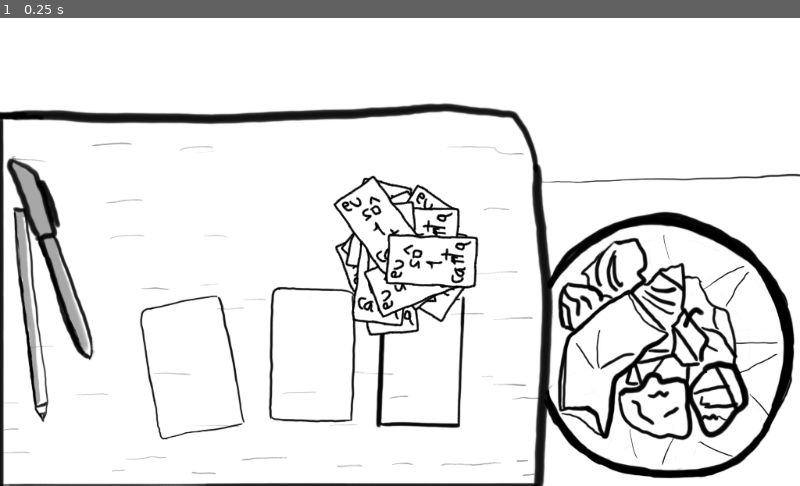
Above: before the commit, frame 1.
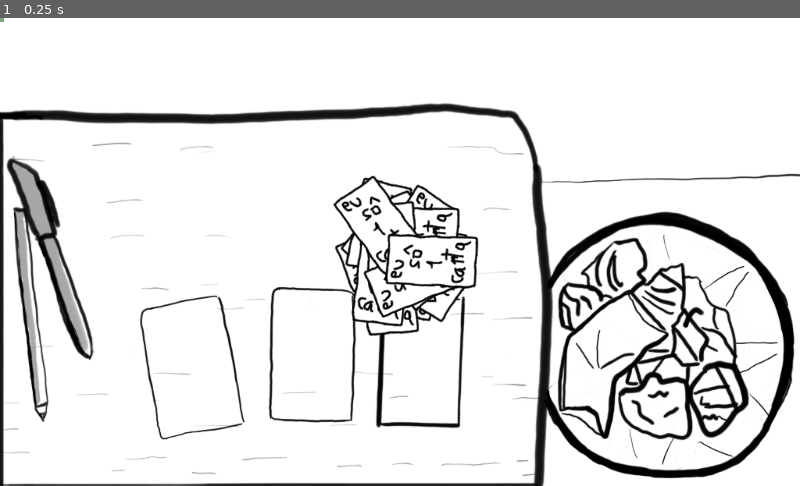
Above: after the commit, the same moment.

Repository: brocoli/ld43
Game: Godot game, scene res://scene/Main.tscn
Two runs of this game, one before a commit and one after it. Both use one fixed random seed, a clock stepped at 60 frames per second and the inputs below.
Inputs:
- Up to frame 1 (0.25 s): no input

The runs differ from the first frame. In frame 1, less than 0.1% of the frame differs, in the area x 0-54%, y 0-65%.

Commit message:
Oops (fix the colorrects for good now)

Diff:
--- a/scene/CardHandler.tscn
+++ b/scene/CardHandler.tscn
@@ -1,8 +1,9 @@
-[gd_scene load_steps=4 format=2]
+[gd_scene load_steps=5 format=2]
 
 [ext_resource path="res://scene/CardHandler.gd" type="Script" id=1]
 [ext_resource path="res://scene/Card.tscn" type="PackedScene" id=2]
 [ext_resource path="res://scene/TouchDragPhysics.tscn" type="PackedScene" id=3]
+[ext_resource path="res://art/dummy.png" type="Texture" id=4]
 
 [node name="CardHandler" type="Node2D"]
 
@@ -13,22 +14,8 @@
 amount = 20
 radius = 50.0
 
-[node name="ColorRect" type="ColorRect" parent="." index="0"]
+[node name="Debug" type="Sprite" parent="." index="0"]
 
-visible = false
-anchor_left = 0.0
-anchor_top = 0.0
-anchor_right = 0.0
-anchor_bottom = 0.0
-margin_left = -5.0
-margin_top = -5.0
-margin_right = 5.0
-margin_bottom = 5.0
-rect_pivot_offset = Vector2( 0, 0 )
-rect_clip_content = false
-mouse_filter = 0
-mouse_default_cursor_shape = 0
-size_flags_horizontal = 1
-size_flags_vertical = 1
-color = Color( 0.358626, 0.0561981, 0.496094, 0.501961 )
-_sections_unfolded = [ "Margin" ]
+modulate = Color( 0.490902, 0.109726, 0.597656, 0.501961 )
+texture = ExtResource( 4 )
+_sections_unfolded = [ "Material", "Visibility" ]
--- a/scene/CardPicker.tscn
+++ b/scene/CardPicker.tscn
@@ -1,6 +1,7 @@
-[gd_scene load_steps=3 format=2]
+[gd_scene load_steps=4 format=2]
 
 [ext_resource path="res://scene/CardPicker.gd" type="Script" id=1]
+[ext_resource path="res://art/dummy.png" type="Texture" id=2]
 
 [sub_resource type="CircleShape2D" id=1]
 
@@ -24,22 +25,8 @@
 shape = SubResource( 1 )
 _sections_unfolded = [ "Transform", "Z Index" ]
 
-[node name="ColorRect" type="ColorRect" parent="." index="1"]
+[node name="Debug" type="Sprite" parent="." index="1"]
 
-visible = false
-anchor_left = 0.0
-anchor_top = 0.0
-anchor_right = 0.0
-anchor_bottom = 0.0
-margin_left = -5.0
-margin_top = -5.0
-margin_right = 5.0
-margin_bottom = 5.0
-rect_pivot_offset = Vector2( 0, 0 )
-rect_clip_content = false
-mouse_filter = 0
-mouse_default_cursor_shape = 0
-size_flags_horizontal = 1
-size_flags_vertical = 1
-color = Color( 0.0285645, 0.28125, 0.0561961, 0.501961 )
-_sections_unfolded = [ "Anchor", "Focus", "Grow Direction", "Hint", "Margin", "Material", "Mouse", "Rect", "Size Flags", "Theme", "Visibility" ]
+modulate = Color( 0.0200195, 0.320313, 0.0739784, 0.501961 )
+texture = ExtResource( 2 )
+_sections_unfolded = [ "Visibility" ]
--- a/scene/Main.tscn
+++ b/scene/Main.tscn
@@ -1,23 +1,23 @@
 [gd_scene load_steps=4 format=2]
 
-[ext_resource path="res://scene/CardHandler.tscn" type="PackedScene" id=1]
-[ext_resource path="res://scene/CardPicker.tscn" type="PackedScene" id=2]
-[ext_resource path="res://scene/asset_bg.png" type="Texture" id=3]
+[ext_resource path="res://art/asset_bg.png" type="Texture" id=1]
+[ext_resource path="res://scene/CardHandler.tscn" type="PackedScene" id=2]
+[ext_resource path="res://scene/CardPicker.tscn" type="PackedScene" id=3]
 
-[node name="Main" type="Node2D" index="0"]
+[node name="Main" type="Node2D"]
 
 z_index = 2
 _sections_unfolded = [ "Pause", "Z Index" ]
 
-[node name="CardHandler" parent="." index="0" instance=ExtResource( 1 )]
+[node name="Background" type="Sprite" parent="." index="0"]
+
+texture = ExtResource( 1 )
+offset = Vector2( 512, 300 )
+_sections_unfolded = [ "Offset" ]
+
+[node name="CardHandler" parent="." index="1" instance=ExtResource( 2 )]
 
 position = Vector2( 510, 300 )
 _sections_unfolded = [ "Material", "Pause", "Transform", "Visibility", "Z Index" ]
 
-[node name="CardPicker" parent="." index="1" instance=ExtResource( 2 )]
-
-[node name="Sprite" type="Sprite" parent="." index="2"]
-
-texture = ExtResource( 3 )
-offset = Vector2( 512, 300 )
-_sections_unfolded = [ "Offset" ]
+[node name="CardPicker" parent="." index="2" instance=ExtResource( 3 )]
--- a/scene/TouchDragPhysics.tscn
+++ b/scene/TouchDragPhysics.tscn
@@ -1,11 +1,13 @@
-[gd_scene load_steps=2 format=2]
+[gd_scene load_steps=3 format=2]
+
+[ext_resource path="res://art/dummy.png" type="Texture" id=1]
 
 [sub_resource type="CircleShape2D" id=1]
 
 custom_solver_bias = 0.0
 radius = 10.0
 
-[node name="TouchDragPhysics" type="KinematicBody2D"]
+[node name="TouchDragPhysics" type="KinematicBody2D" index="0"]
 
 input_pickable = false
 collision_layer = 1
@@ -25,21 +27,8 @@
 disable_collision = true
 softness = 0.0
 
-[node name="ColorRect" type="ColorRect" parent="." index="2"]
+[node name="Debug" type="Sprite" parent="." index="2"]
 
-anchor_left = 0.0
-anchor_top = 0.0
-anchor_right = 0.0
-anchor_bottom = 0.0
-margin_left = -5.0
-margin_top = -5.0
-margin_right = 5.0
-margin_bottom = 5.0
-rect_pivot_offset = Vector2( 0, 0 )
-rect_clip_content = false
-mouse_filter = 0
-mouse_default_cursor_shape = 0
-size_flags_horizontal = 1
-size_flags_vertical = 1
-color = Color( 0.867188, 0.0440369, 0.0440369, 0.501961 )
-_sections_unfolded = [ "Anchor", "Margin" ]
+modulate = Color( 0.738281, 0.0692139, 0.0692139, 0.501961 )
+texture = ExtResource( 1 )
+_sections_unfolded = [ "Visibility" ]
Binary file added: art/dummy.png
Not shown, changed: art/dummy.png.import
Binary file removed: scene/asset_bg.png
